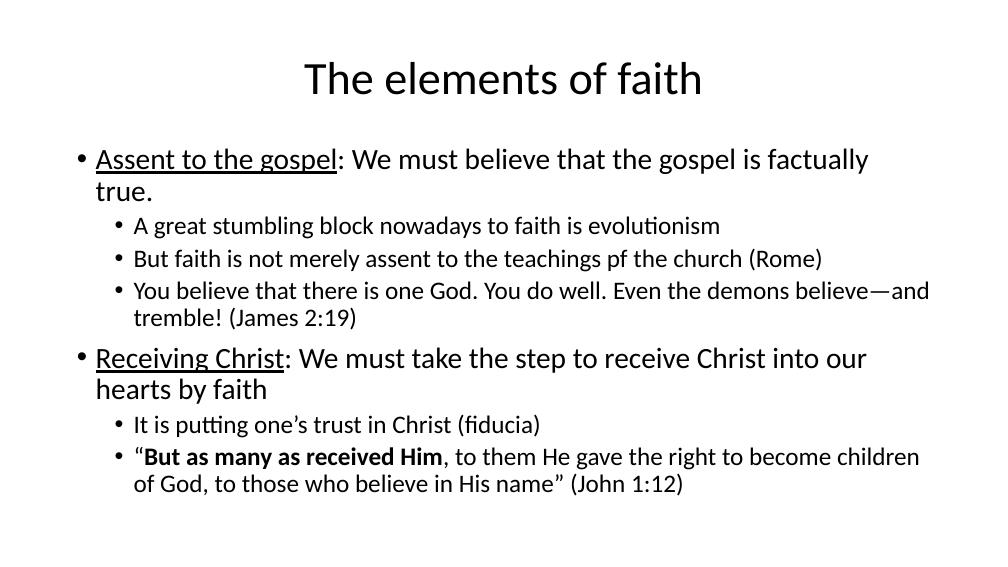
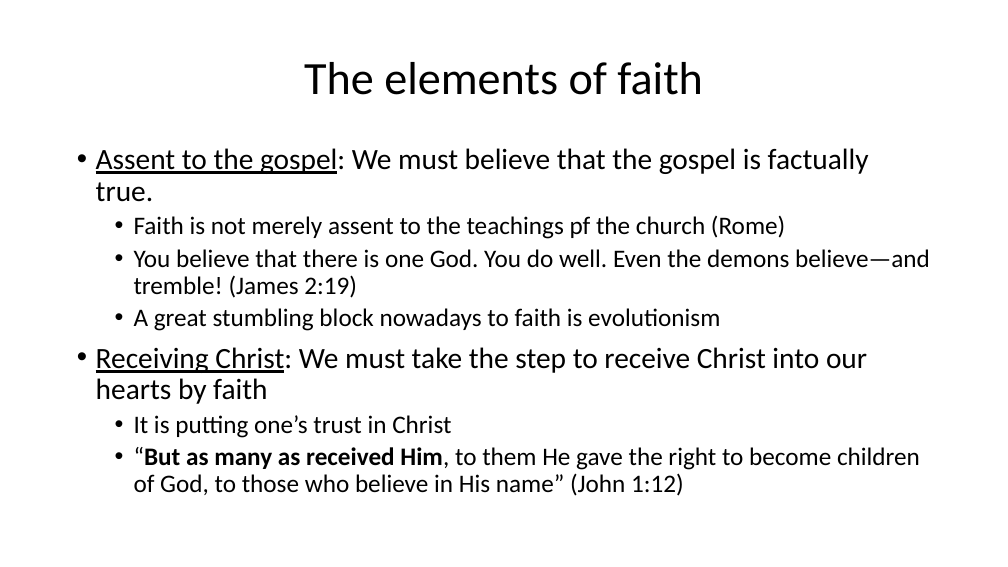
Before and after one commit to csmatyi/calvary_sunday_school, a slide deck: slide 11 of WSC85-88_211205.pptx. Drawn at 1008x567 pixels with LibreOffice and Linux fonts; fonts in the diff are those of the drawing. Boxes give left, top, right and bottom in pixels: in the first picture for what was removed or moved away, otherwise in the second. Text is boxed around its words. In the diff, an @@ line names an element or a change of style, - is before the commit and + after.

```diff
--- a/WSC85-88_211205.pptx
+++ b/WSC85-88_211205.pptx
@@ text at <box>134,216,930,298</box>: paragraphs added @@
+  • Faith is not merely assent to the teachings pf the church (Rome)
+  • You believe that there is one God. You do well. Even the demons believe—and tremble! (James 2:19)
@@ text at <box>134,248,930,330</box>: paragraphs removed @@
-  • But faith is not merely assent to the teachings pf the church (Rome)
-  • You believe that there is one God. You do well. Even the demons believe—and tremble! (James 2:19)
@@ text at <box>134,415,451,438</box>: text changed @@
-  • It is putting one’s trust in Christ (fiducia)
+  • It is putting one’s trust in Christ
```
Also in this commit, not shown: 8 other slides changed, 8 slides added.
